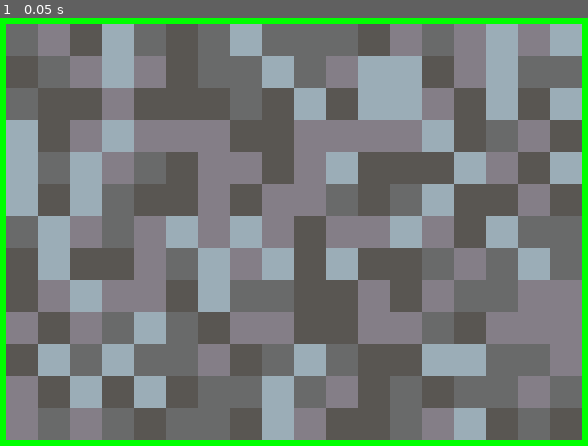
Above: before the commit, frame 1.
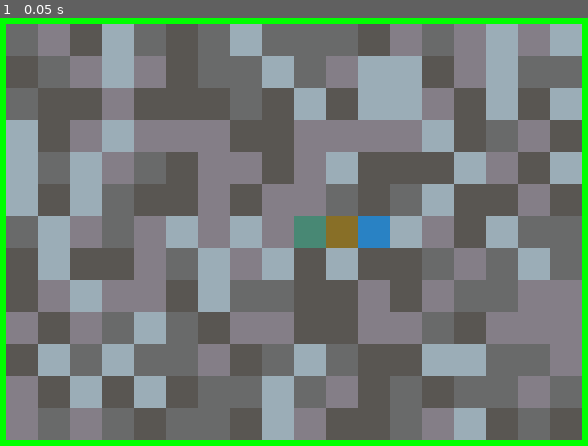
Above: after the commit, the same moment.

Repository: GildedBirch/color-snake
Game: Godot game, scene res://scenes/management/main.tscn
Same seed, same stepped clock (60 frames per second), same inputs: the game is played once before the commit and once after it.
Inputs:
- Up to frame 1 (0.05 s): no input

The runs differ from the first frame. In frame 1, 1.2% of the frame differs, in the area x 50-67%, y 46-54%.

Commit message:
Snake spawning and movement

Diff:
--- /dev/null
+++ b/scenes/management/game.gd
@@ -0,0 +1,48 @@
+extends Node
+
+const SNAKE_PART: PackedScene = preload("res://scenes/snake/snake_part.tscn")
+
+enum {UP=1, DOWN=-1, LEFT=2, RIGHT=-2}
+const DIR: Dictionary = {
+	UP : Vector2i.UP,
+	DOWN : Vector2i.DOWN,
+	LEFT : Vector2i.LEFT,
+	RIGHT : Vector2i.RIGHT
+}
+
+var input_direction: int = LEFT
+var prev_dir: int = LEFT
+
+@export var tile_size: int = 16
+@export var map_size: Vector2i = Vector2i(20, 15)
+
+func _ready() -> void:
+	initialize_snake(3)
+	print(map_size)
+
+func _input(_event: InputEvent) -> void:
+	if Input.is_action_just_pressed("ui_up"):
+		input_direction = UP
+	if Input.is_action_just_pressed("ui_down"):
+		input_direction = DOWN
+	if Input.is_action_just_pressed("ui_left"):
+		input_direction = LEFT
+	if Input.is_action_just_pressed("ui_right"):
+		input_direction = RIGHT
+
+func initialize_snake(length: int) -> void:
+	for i in range(length):
+		var snake_part: SnakePart = SNAKE_PART.instantiate()
+		%Snake.add_child(snake_part)
+		snake_part.tile_position = Vector2i(floori(map_size.x/2) + i, floori(map_size.y/2))
+		snake_part.position = Vector2i(
+			floori(map_size.x/2)*tile_size + i*tile_size,
+			floori(map_size.y/2)*tile_size
+			)
+
+func move(dir: int):
+	if dir == -prev_dir: dir = prev_dir
+	prev_dir = dir
+
+func _on_game_tick_timer_timeout() -> void:
+	move(input_direction)
--- a/scenes/management/game.tscn
+++ b/scenes/management/game.tscn
@@ -1,5 +1,6 @@
-[gd_scene load_steps=5 format=4 uid="uid://ciw4phvlajic4"]
-
+[gd_scene load_steps=6 format=4 uid="uid://ciw4phvlajic4"]
+
+[ext_resource type="Script" path="res://scenes/management/game.gd" id="1_0t4bd"]
 [ext_resource type="Texture2D" uid="uid://cv3y5t1w3070j" path="res://textures/floor_tiles.png" id="1_b0vg6"]
 [ext_resource type="PackedScene" uid="uid://t82845wtbudw" path="res://scenes/wall/wall.tscn" id="2_xcare"]
 
@@ -14,6 +15,12 @@
 sources/0 = SubResource("TileSetAtlasSource_bdacx")
 
 [node name="Game" type="Node"]
+script = ExtResource("1_0t4bd")
+
+[node name="GameTickTimer" type="Timer" parent="."]
+unique_name_in_owner = true
+wait_time = 0.5
+autostart = true
 
 [node name="TileMapLayer" type="TileMapLayer" parent="."]
 tile_map_data = PackedByteArray("AAADAAYAAAABAAEAAAAEAAYAAAABAAAAAAAEAAcAAAABAAAAAAAFAAcAAAAAAAAAAAAGAAcAAAABAAEAAAAHAA …(4720 unchanged characters)…
@@ -290,3 +297,5 @@
 
 [node name="Food" type="Node" parent="."]
 unique_name_in_owner = true
+
+[connection signal="timeout" from="GameTickTimer" to="." method="_on_game_tick_timer_timeout"]
--- a/scenes/snake/snake_part.gd
+++ b/scenes/snake/snake_part.gd
@@ -1,11 +1,7 @@
 extends ColorNode2D
 class_name SnakePart
 
-# Called when the node enters the scene tree for the first time.
+var tile_position: Vector2i = Vector2i(0,0)
+
 func _ready() -> void:
-	pass # Replace with function body.
-
-
-# Called every frame. 'delta' is the elapsed time since the previous frame.
-func _process(delta: float) -> void:
-	pass
+	%ColorRect.color = Color(randf(), randf(), randf())
--- a/scenes/snake/snake_part.tscn
+++ b/scenes/snake/snake_part.tscn
@@ -6,6 +6,7 @@
 script = ExtResource("1_nq3f4")
 
 [node name="ColorRect" type="ColorRect" parent="."]
+unique_name_in_owner = true
 custom_minimum_size = Vector2(16, 16)
 offset_right = 16.0
 offset_bottom = 16.0
